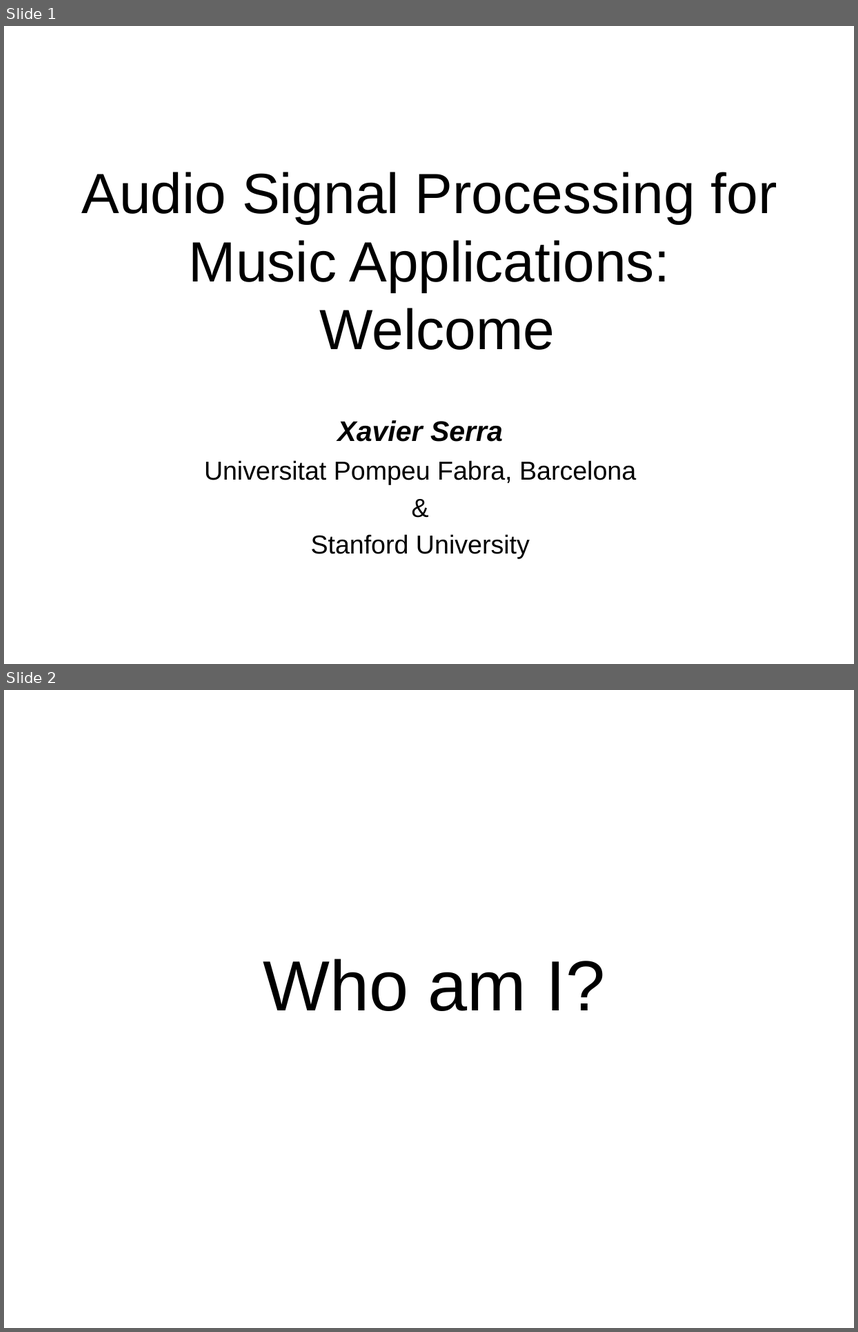
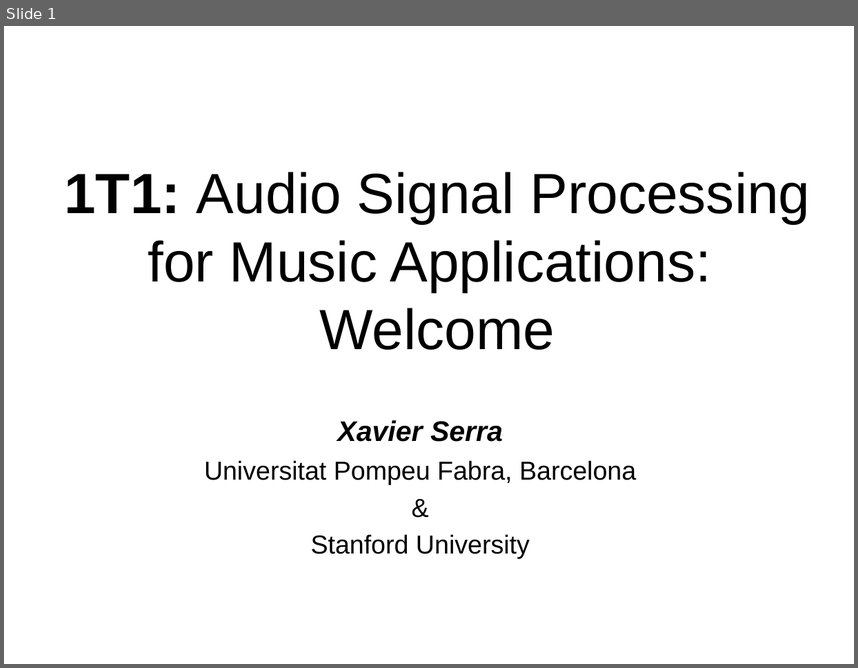
Before and after one commit to hoinx/sms-tools, a slide deck: lectures/1-Introduction/1T1-Welcome.odp. Shown one above the other, each under a label of ours: slides 1 and 2 before the commit, slide 1 after it. The pictures are 858x1332 and 858x668 pixels, drawn with LibreOffice and Linux fonts; fonts in the diff are those of the drawing. Boxes give left, top, right and bottom in pixels: in the first picture for what was removed or moved away, otherwise in the second. Text is boxed around its words. In the diff, an @@ line names an element or a change of style, - is before the commit and + after.

```diff
--- a/lectures/1-Introduction/1T1-Welcome.odp
+++ b/lectures/1-Introduction/1T1-Welcome.odp
@@ slide 2 removed at <box>4,690,854,1328</box>, background #FFFFFF @@
@@ title removed at <box>263,958,606,1011</box> @@
-Who am I?
@@ slide 1 changed as well @@
@@ title at <box>64,172,811,350</box>: text changed @@
-Audio Signal Processing for
-Music Applications:
-Welcome
+1T1: Audio Signal Processing for Music Applications:
+Welcome
```
Also in this commit, not shown: 5 other slides changed, 2 slides added, 7 other slides removed, 4 other files.
